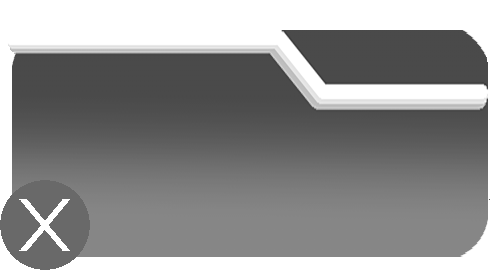
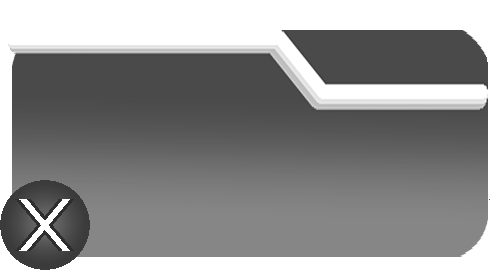
The second 500×270 image is a revision of the first. Changes to its layers:
added layer "X" (2nd of 3) above "X" over bbox(23, 199, 74, 251)
added layer "X" (3rd of 3) above "Capa 1" over bbox(15, 199, 66, 251)
"Capa 1": opacity 100% → 96%, painted on it over bbox(0, 180, 90, 270)
painted on "Capa 0" over bbox(12, 180, 90, 257)
